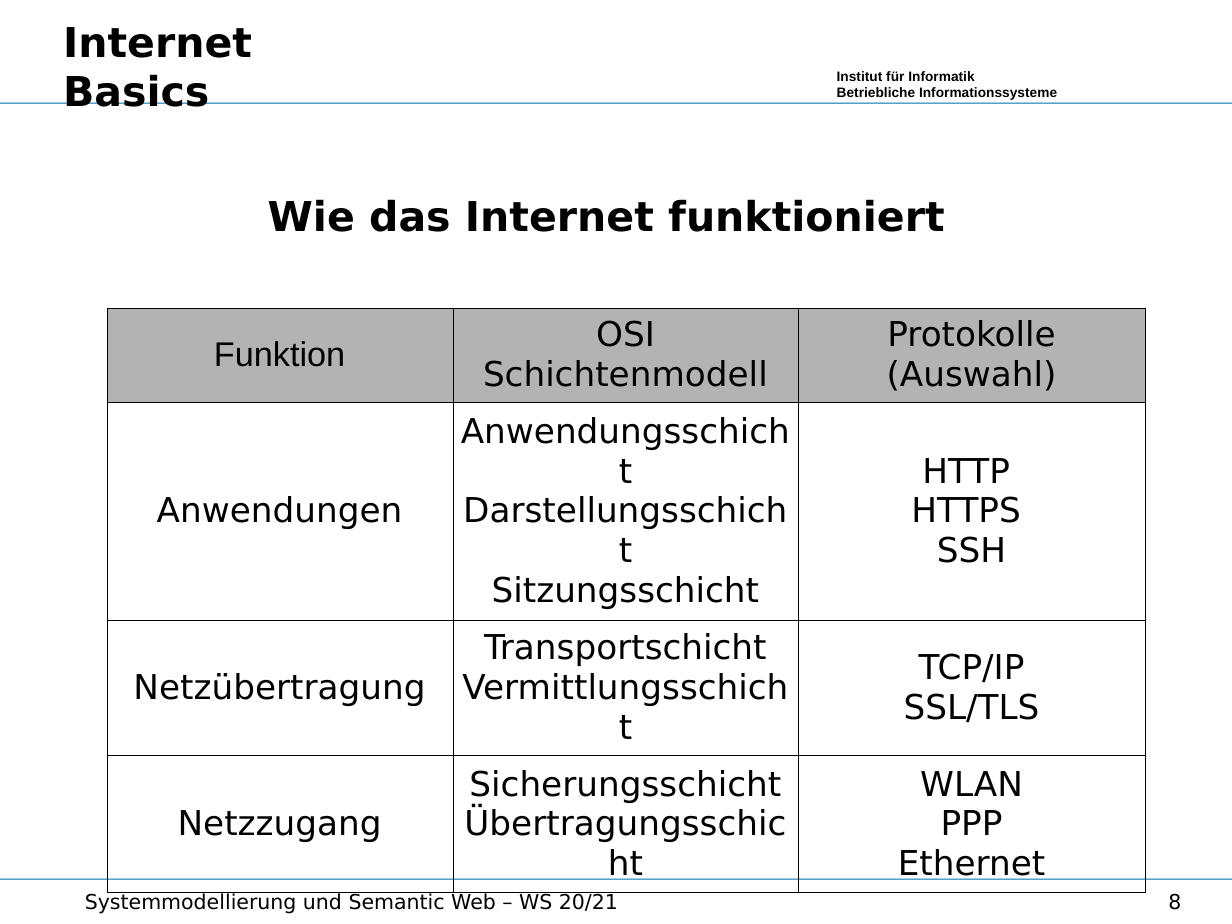
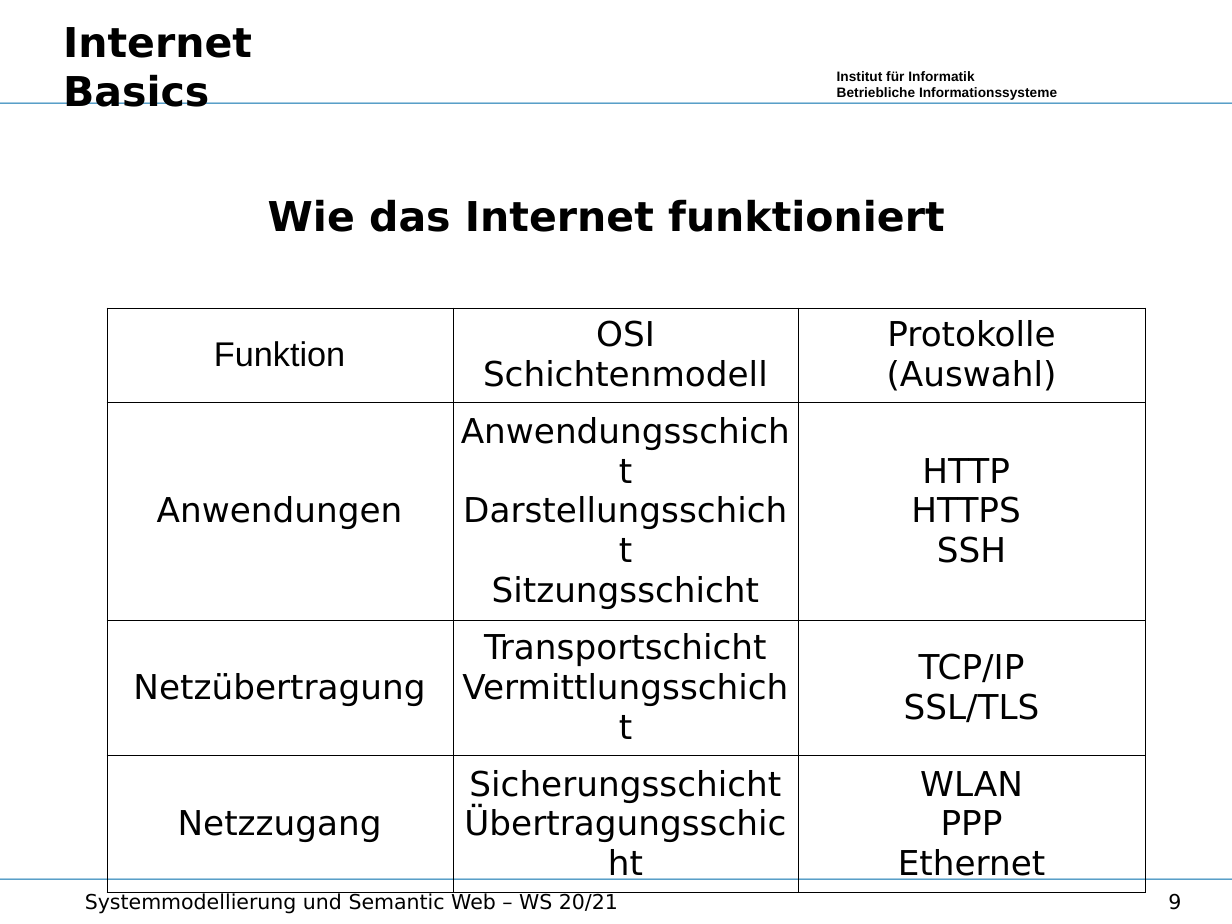
Before and after one commit to wumm-project/Leipzig-Seminar, a slide deck: slide 9 of Wintersemester-2020/Vorlesung/InternetBasics.odp (slide 8 before the commit). Drawn at 1232x924 pixels with LibreOffice and Linux fonts; fonts in the diff are those of the drawing; background and template pictures are left out. Boxes give left, top, right and bottom in pixels: in the first picture for what was removed or moved away, otherwise in the second. Text is boxed around its words. In the diff, an @@ line names an element or a change of style, - is before the commit and + after.

```diff
--- a/Wintersemester-2020/Vorlesung/InternetBasics.odp
+++ b/Wintersemester-2020/Vorlesung/InternetBasics.odp
@@ table at (107, 308, 1146, 884) @@
@@ fill #B3B3B3 to none in row 1 @@
@@ page number at (1168, 893, 1181, 910): text changed @@
-8
+9
```
Also in this commit, not shown: 1 slide added, 2 other files.
